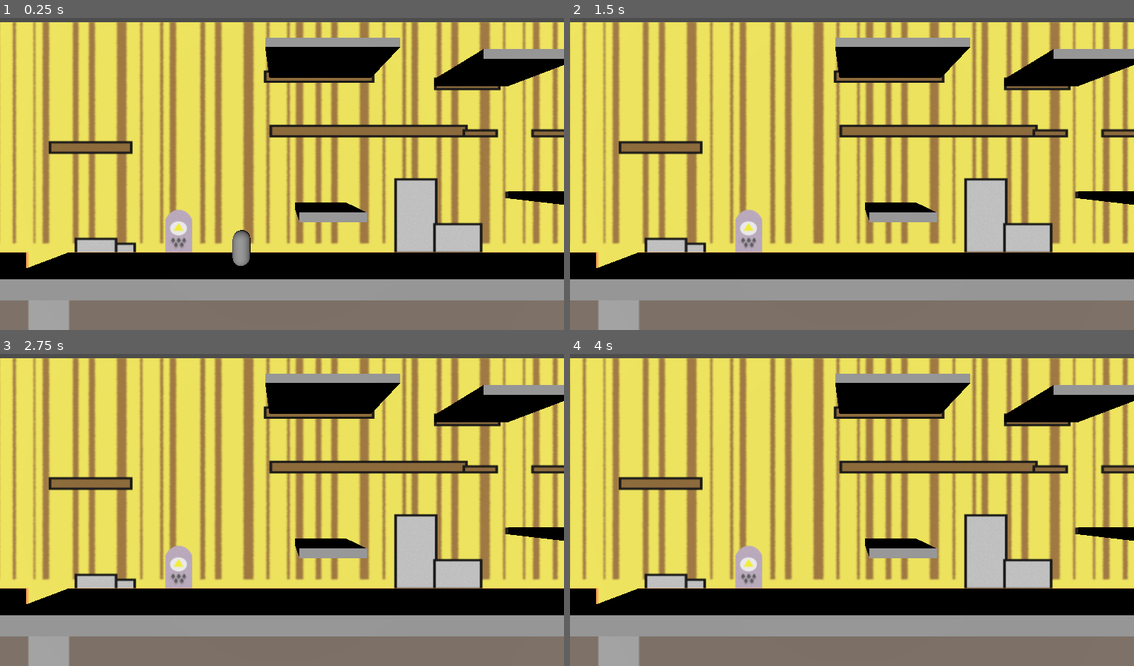
Above: before the commit, frames 1-4 (two rows, left to right).
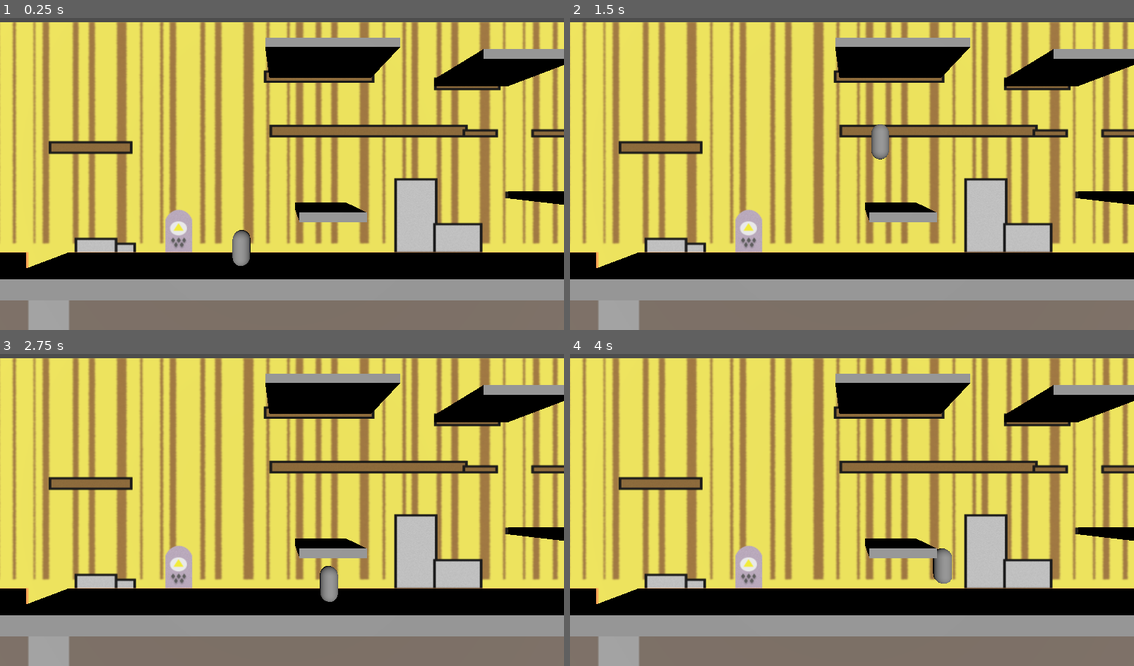
Above: after the commit, the same moments.

Repository: yoshuagk/yog-duo-project
Game: Godot game, scene res://main_scene.tscn
The game is run twice, just before and just after one commit, with the same random seed, the same clock (stepped at 60 frames per second) and the same inputs.
Inputs:
- Up to frame 1 (0.25 s): no input
- Up to frame 2 (1.5 s): tap Enter at 0.5 s; hold D (move_right) 0.53-1.28 s; tap Space (jump) at 0.6, 0.77, 1.07, 1.35 s; hold A (move_left) from 1.28 s (still down)
- Up to frame 3 (2.75 s): tap Space (jump) at 1.52, 1.82, 2.1 s; release A (move_left) at 2.03 s; hold D (move_right) from 2.03 s (still down)
- Up to frame 4 (4 s): tap Space (jump) at 2.85, 3.02, 3.32, 3.6, 3.77 s; release D (move_right) at 3.53 s; hold A (move_left) from 3.53 s (still down)

The runs differ from the first frame. In frame 1, less than 0.1% of the frame differs, in the area x 42-45%, y 67-79%; in frame 2, 0.3%; in frame 3, 0.3%, in the area x 56-60%, y 67-80%; in frame 4, 0.3%.

Commit message:
modified speed and jump to not make player move at lightspeed

Diff:
--- a/main_scene.tscn
+++ b/main_scene.tscn
@@ -54,6 +54,7 @@
 
 [node name="wood_platform6" type="CSGBox3D" parent="."]
 transform = Transform3D(0.2873127, 0, 0, 0, 0.0756709, 0, 0, 0, 0.32674503, 0.17949274, 1.2332891, -0.5466541)
+use_collision = true
 size = Vector3(0.8220215, 0.4428711, 0.7149658)
 
 [node name="Camera3D" type="Camera3D" parent="."]
@@ -65,6 +66,9 @@
 [node name="Player" type="CharacterBody3D" parent="."]
 transform = Transform3D(1, 0, 0, 0, 1, 0, 0, 0, 1, -0.1623766, 1.1085912, -0.53583825)
 script = ExtResource("2_2c62f")
+speed = 0.5
+jump_height = 0.3
+gravity = 5.0
 
 [node name="MeshInstance3D" type="MeshInstance3D" parent="Player"]
 transform = Transform3D(0.07, 0, 0, 0, 0.07, 0, 0, 0, 0.07, 0, 0, 0)
